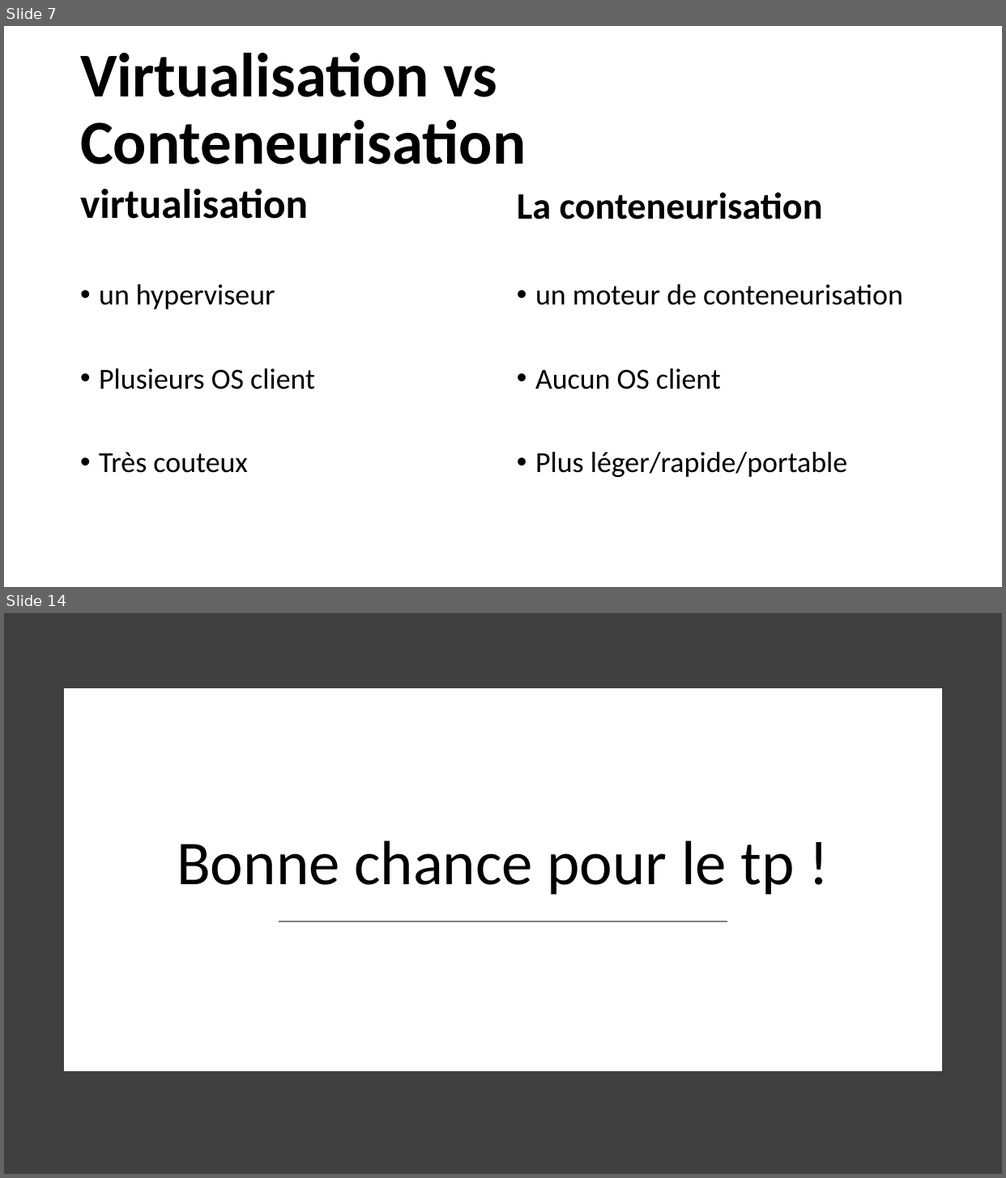
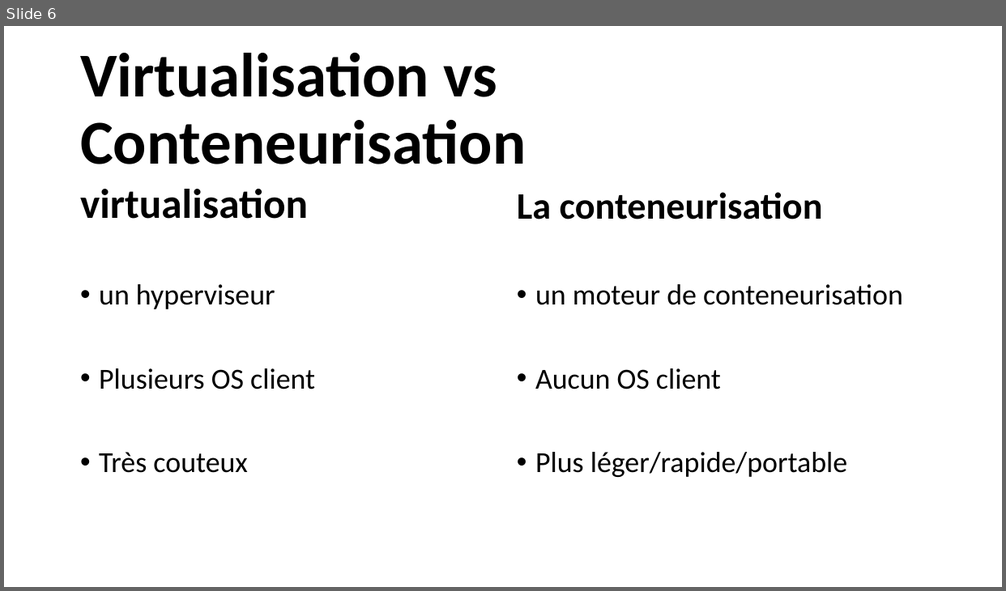
Before and after one commit to lukihd/Labo-Cloud-2020-2021, a slide deck: cours/docker/DOCKER.pptx. Shown one above the other, each under a label of ours: slides 7 and 14 before the commit, slide 6 after it; the slides between them are not shown. The pictures are 1006x1178 and 1006x591 pixels, drawn with LibreOffice and Linux fonts; fonts in the diff are those of the drawing. Boxes give left, top, right and bottom in pixels: in the first picture for what was removed or moved away, otherwise in the second. Text is boxed around its words. In the diff, an @@ line names an element or a change of style, - is before the commit and + after.

```diff
--- a/cours/docker/DOCKER.pptx
+++ b/cours/docker/DOCKER.pptx
@@ slide 14 removed at [4, 613, 1002, 1174], background #FFFFFF @@
@@ rectangle removed at [4, 613, 1002, 1174] @@
@@ rectangle removed at [69, 693, 937, 1066] @@
@@ title removed at [177, 841, 795, 895] @@
-Bonne chance pour le tp !
@@ line removed from (279, 922) to (728, 922) @@
@@ what was slide 7 is now slide 6 @@
```
Also in this commit, not shown: 4 slides changed, 2 slides added, 3 other slides removed, 1 other file.
